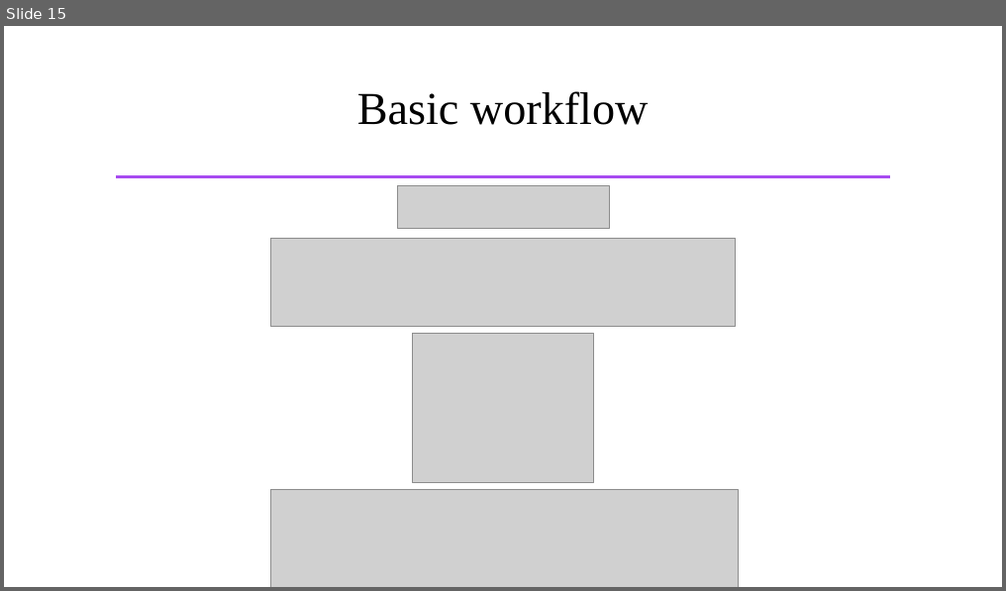
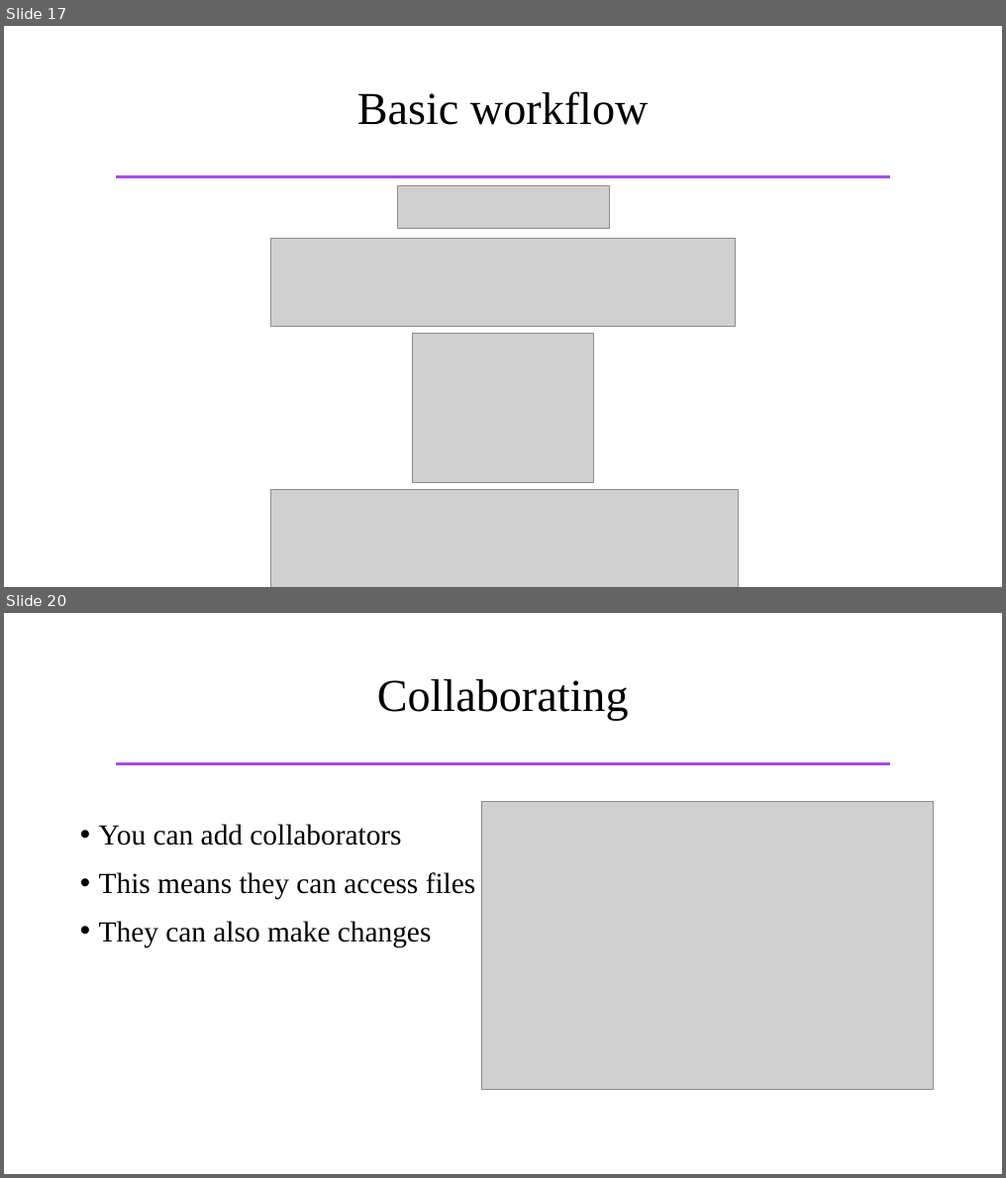
Before and after one commit to samhforbes/GitHub_Tools, a slide deck: GitHub_Tools.pptx. Shown one above the other, each under a label of ours: slide 15 before the commit, slides 17 and 20 after it; the slides between them are not shown. The pictures are 1006x591 and 1006x1178 pixels, drawn with LibreOffice and Linux fonts; fonts in the diff are those of the drawing; grey boxes stand for pictures. Boxes give left, top, right and bottom in pixels: in the first picture for what was removed or moved away, otherwise in the second. Text is boxed around its words. In the diff, an @@ line names an element or a change of style, - is before the commit and + after.

```diff
--- a/GitHub_Tools.pptx
+++ b/GitHub_Tools.pptx
@@ slide 20 added at [4, 613, 1002, 1174], background #FFFFFF; not listed: 1 template element that a slide beside it also shows @@
@@ title added at [377, 679, 629, 721], 44 pt, text #000000 @@
+Collaborating
@@ picture added at [481, 802, 934, 1090] @@
@@ text added at [99, 824, 476, 948], 28 pt, text #000000 @@
+• You can add collaborators
+• This means they can access files
+• They can also make changes
@@ what was slide 15 is now slide 17 @@
```
Also in this commit, not shown: 1 slide changed, 12 other slides added.
